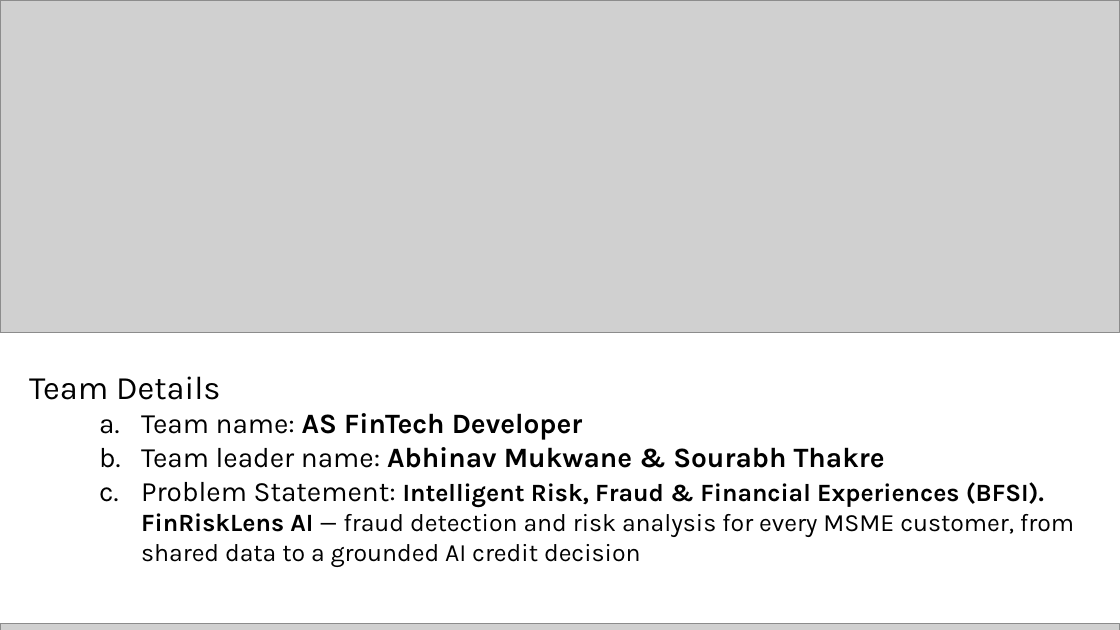
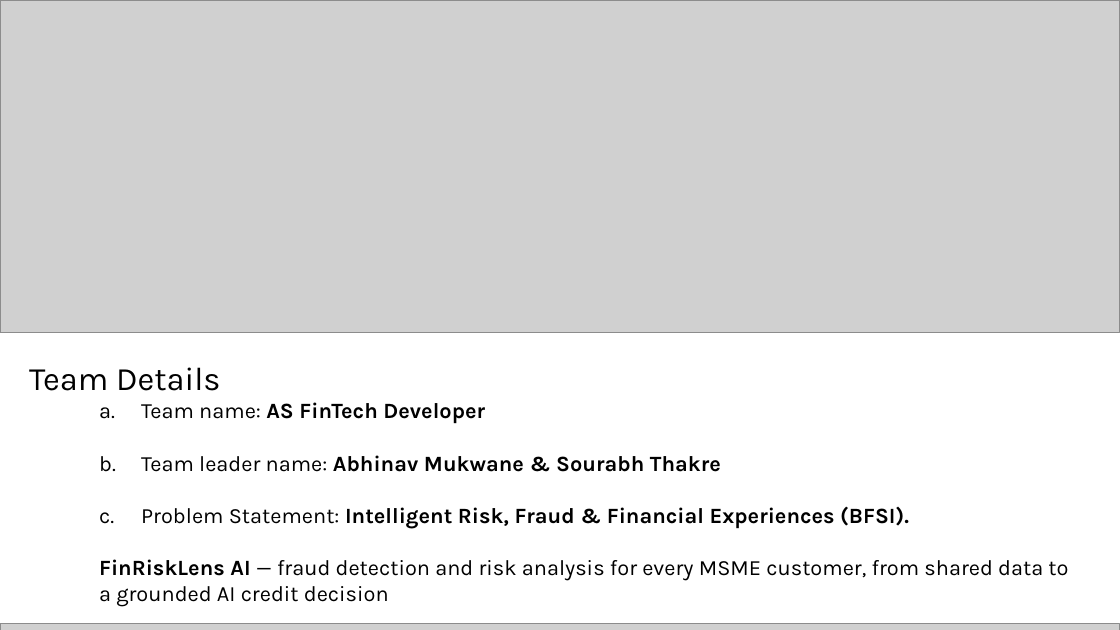
Before and after one commit to abhinavmukwane/FinRiskLensAI-RAG-V2, a slide deck: slide 1 of Doc/FinRiskLens_AI_Builder_Cup_2026.pptx. Drawn at 1120x630 pixels with LibreOffice and Linux fonts; fonts in the diff are those of the drawing; grey boxes stand for pictures. Boxes give left, top, right and bottom in pixels: in the first picture for what was removed or moved away, otherwise in the second. Text is boxed around its words. In the diff, an @@ line names an element or a change of style, - is before the commit and + after.

```diff
--- a/Doc/FinRiskLens_AI_Builder_Cup_2026.pptx
+++ b/Doc/FinRiskLens_AI_Builder_Cup_2026.pptx
@@ text "Team Details": place and size @@
-text "Team Details" at box(29, 376, 1074, 567)
+text "Team Details" at box(29, 367, 1068, 607)
@@ text at box(141, 402, 721, 472): size 18 to 14 pt in "Team name: AS FinTech Developer", "Team leader name: Abhinav Mukwane & Sourabh ..." @@
@@ text at box(99, 506, 1068, 607): text changed; size 16 to 14 pt @@
-  c. Problem Statement: Intelligent Risk, Fraud & Financial Experiences (BFSI). FinRiskLens AI — fraud detection and risk analysis for every MSME customer, from shared data to a grounded AI credit decision
+  c. Problem Statement: Intelligent Risk, Fraud & Financial Experiences (BFSI).
+  FinRiskLens AI — fraud detection and risk analysis for every MSME customer, from shared data to a grounded AI credit decision
```
Also in this commit, not shown: 15 other slides changed, 3 slides added, 2 other files.
